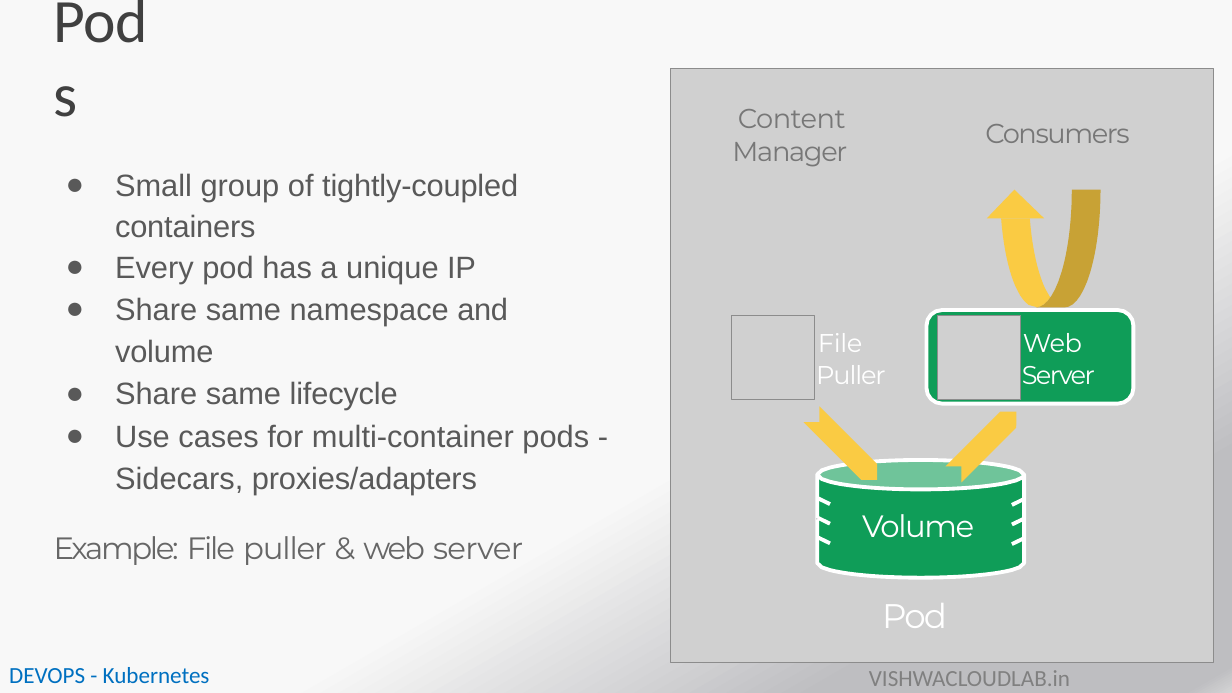
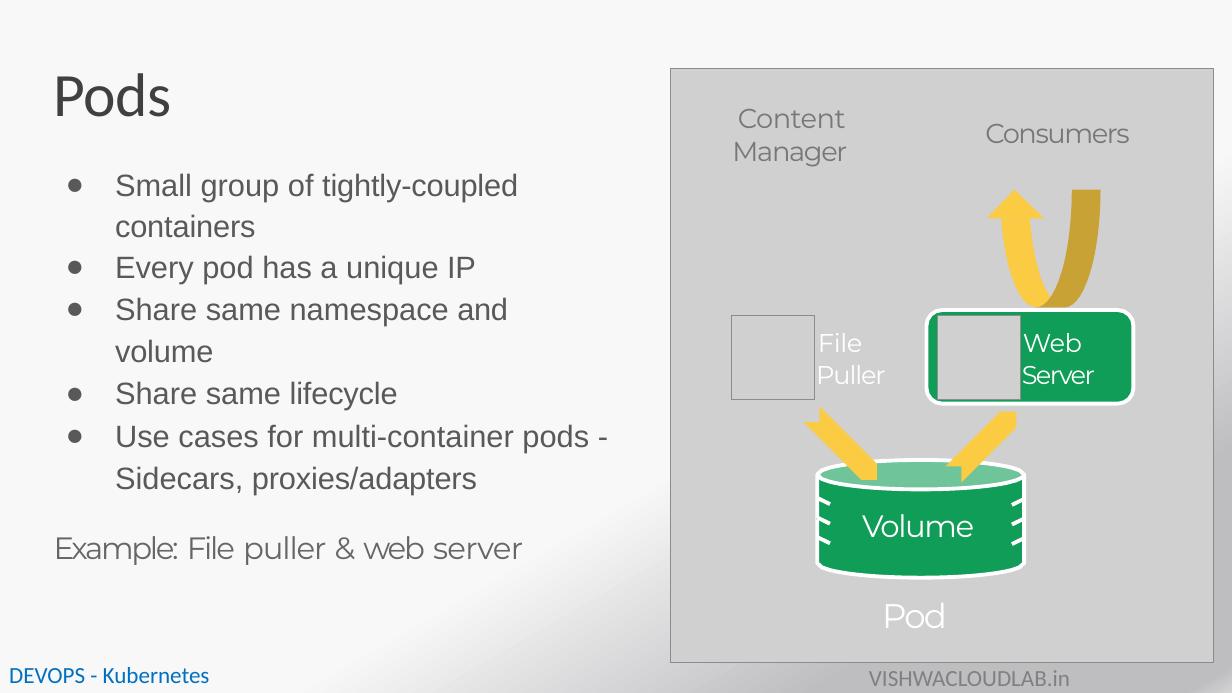
Before and after one commit to payalb/niit-25-aug-25, a slide deck: slide 3 of D4/PPT11-Kubernetes -Network.pptx. Drawn at 1232x693 pixels with LibreOffice and Linux fonts; fonts in the diff are those of the drawing; grey boxes stand for pictures; background and template pictures are left out. Boxes give left, top, right and bottom in pixels: in the first picture for what was removed or moved away, otherwise in the second. Text is boxed around its words. In the diff, an @@ line names an element or a change of style, - is before the commit and + after.

```diff
--- a/D4/PPT11-Kubernetes -Network.pptx
+++ b/D4/PPT11-Kubernetes -Network.pptx
@@ title "Pods" rewrapped from [522, 424, 589, 452] to [54, 73, 172, 117] @@
```
Also in this commit, not shown: 6 other slides changed, 9 slides removed, 12 other files.
